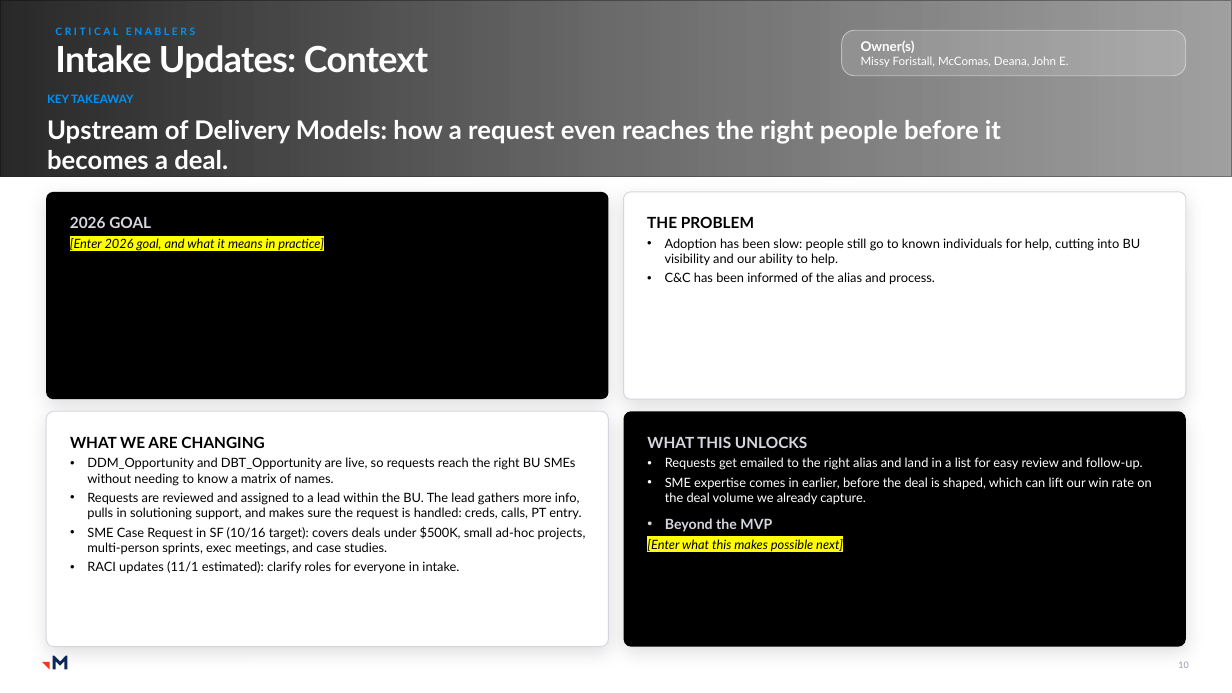
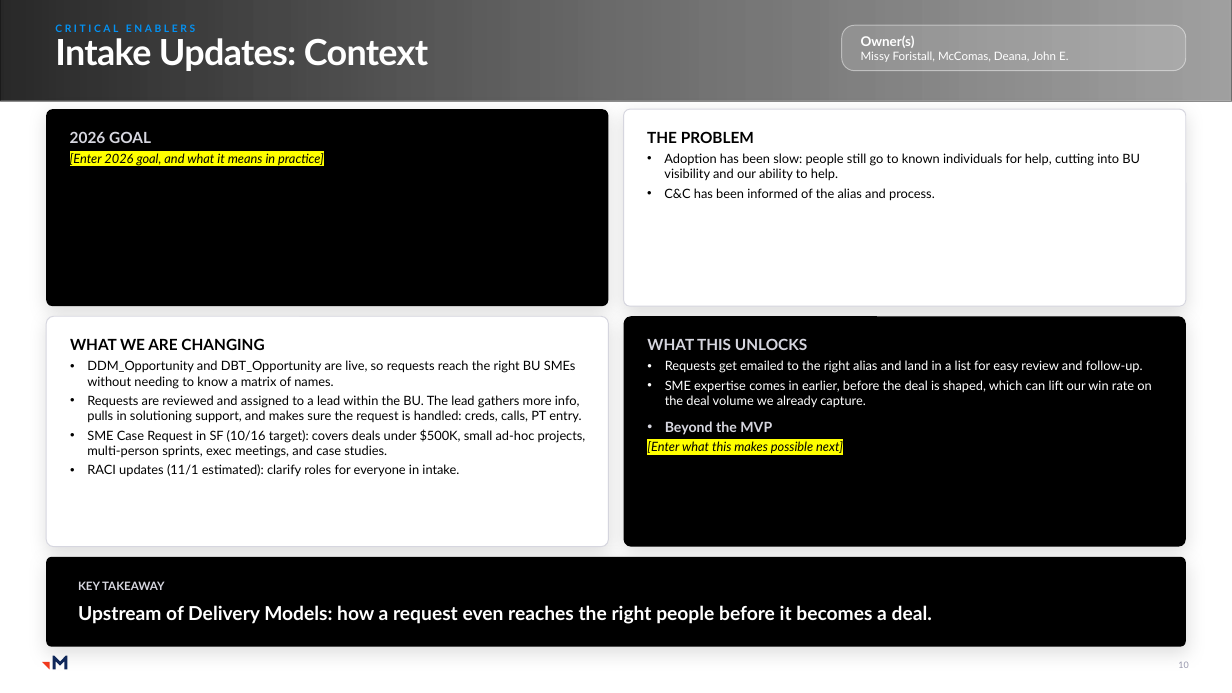
Before and after one commit to RachelHarrisMerkle/BasicMerkle, a slide deck: slide 10 of Play-to-Win_Recap_Ops_REDESIGNED.pptx. Drawn at 1232x693 pixels with LibreOffice and Linux fonts; fonts in the diff are those of the drawing; grey boxes stand for pictures. Boxes give left, top, right and bottom in pixels: in the first picture for what was removed or moved away, otherwise in the second. Text is boxed around its words. In the diff, an @@ line names an element or a change of style, - is before the commit and + after.

```diff
--- a/Play-to-Win_Recap_Ops_REDESIGNED.pptx
+++ b/Play-to-Win_Recap_Ops_REDESIGNED.pptx
@@ rectangle: place and size @@
-rectangle at [0, 0, 1232, 177]
+rectangle at [0, 0, 1232, 101]
@@ picture: place and size @@
-picture at [0, 0, 1232, 177]
+picture at [0, 0, 1232, 101]
@@ rounded rectangle "Owner(s)": place and size @@
-rounded rectangle "Owner(s)" at [842, 30, 1186, 76]
+rounded rectangle "Owner(s)" at [842, 25, 1186, 70]
@@ title "Intake Updates: Context": place and size @@
-title "Intake Updates: Context" at [55, 45, 428, 78]
+title "Intake Updates: Context" at [55, 38, 428, 71]
@@ rounded rectangle "2026 GOAL": place and size @@
-rounded rectangle "2026 GOAL" at [46, 192, 608, 399]
+rounded rectangle "2026 GOAL" at [46, 109, 608, 306]
@@ rounded rectangle "THE PROBLEM": place and size @@
-rounded rectangle "THE PROBLEM" at [624, 192, 1186, 399]
+rounded rectangle "THE PROBLEM" at [624, 109, 1186, 306]
@@ rounded rectangle "WHAT WE ARE CHANGING": place and size @@
-rounded rectangle "WHAT WE ARE CHANGING" at [46, 411, 608, 647]
+rounded rectangle "WHAT WE ARE CHANGING" at [46, 316, 608, 546]
@@ rounded rectangle "WHAT THIS UNLOCKS": place and size @@
-rounded rectangle "WHAT THIS UNLOCKS" at [624, 411, 1186, 647]
+rounded rectangle "WHAT THIS UNLOCKS" at [624, 316, 1186, 546]
@@ rounded rectangle "KEY TAKEAWAY": place and size @@
-rounded rectangle "KEY TAKEAWAY" at [47, 94, 1001, 169]
+rounded rectangle "KEY TAKEAWAY" at [46, 557, 1186, 647]
@@ rounded rectangle "KEY TAKEAWAY" at [46, 557, 1186, 647]: text colour #0391F2 to #D6D6DF in "KEY TAKEAWAY"; size 20 to 15 pt in "Upstream of Delivery Models: how a request ..."; vertical alignment top to middle; fill none to #000000; shadow on @@
```
Also in this commit, not shown: 4 other slides changed, 1 other file.
